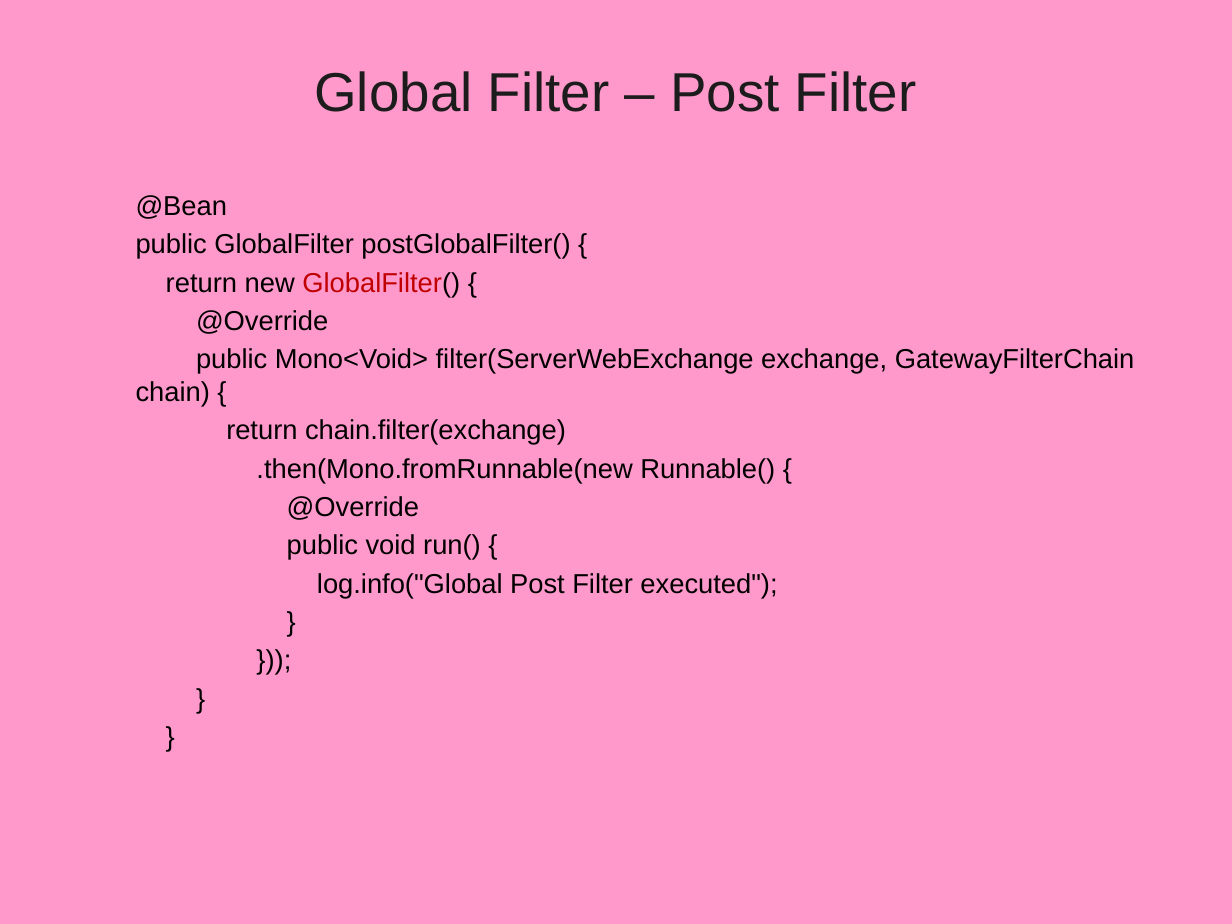
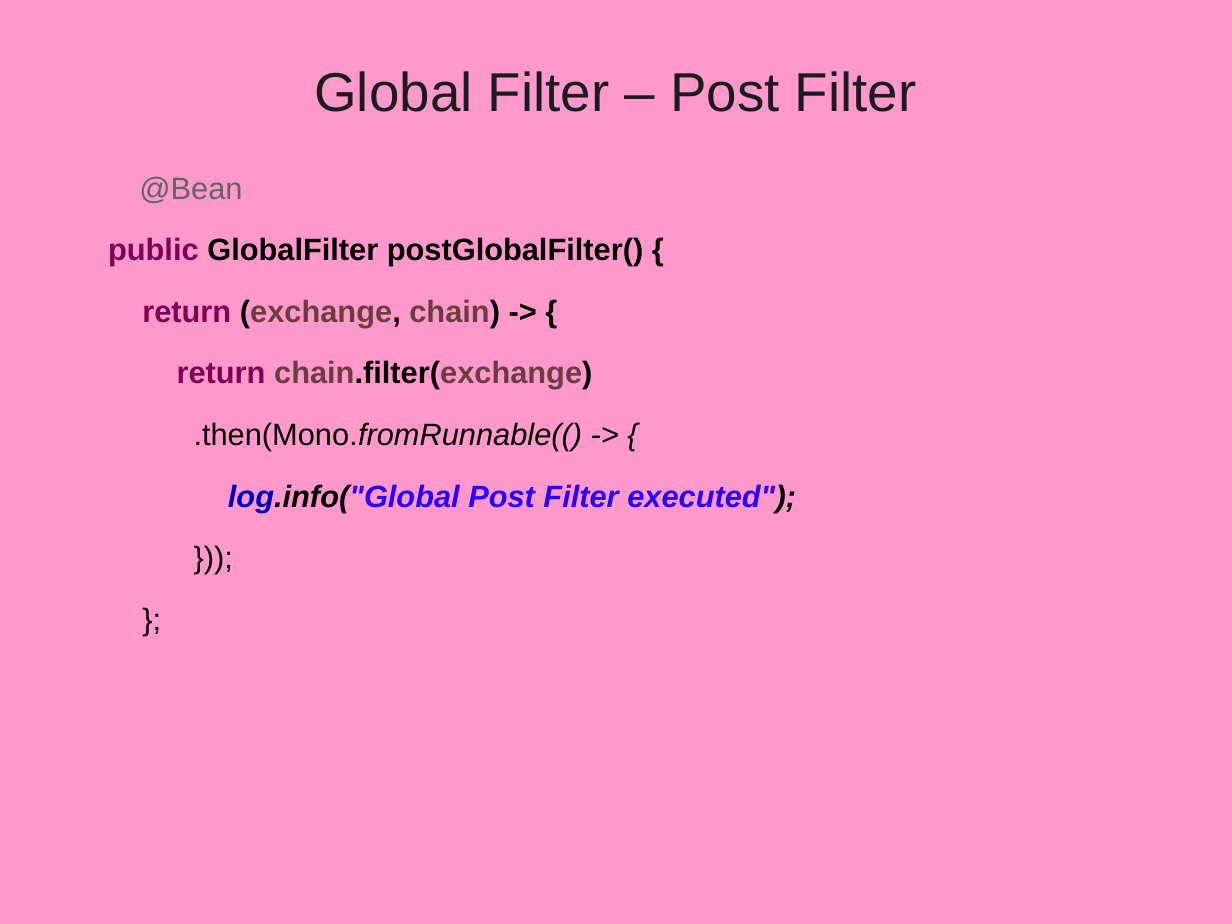
Before and after one commit to Santoshbuild/my_project, a slide deck: slide 16 of 16_MicroService_Module02.pptx. Drawn at 1232x924 pixels with LibreOffice and Linux fonts; fonts in the diff are those of the drawing; background and template pictures are left out. Boxes give left, top, right and bottom in pixels: in the first picture for what was removed or moved away, otherwise in the second. Text is boxed around its words. In the diff, an @@ line names an element or a change of style, - is before the commit and + after.

```diff
--- a/16_MicroService_Module02.pptx
+++ b/16_MicroService_Module02.pptx
@@ text at [108,176,796,512]: paragraph removed @@
-  }
@@ text at [108,176,796,512]: text changed; size 16 to 18 pt @@
-  }
-  }
+};
@@ text at [108,176,796,512]: size 16 to 18 pt in "@Bean", "public GlobalFilter postGlobalFilter() {", "return chain.filter(exchange)", "log.info("Global Post Filter executed");" and 1 more places; text colour #000000 to #646464 in "@Bean"; text colour #000000 to #7F0055 in "public", "return"; bold on in "public GlobalFilter postGlobalFilter() {", "return chain.filter(exchange)", "log.info("Global Post Filter executed");"; text colour #000000 to #6A3E3E in "chain.filter(exchange)"; text colour #000000 to #0000C0 in "log.info("Global"; text colour #000000 to #2A00FF, italic on in "log.info("Global Post Filter executed");"; list level 2 to 1 in "@Bean"; line spacing 1 to 1.5; list level 2 to 1 in "public GlobalFilter postGlobalFilter() {"; list level 2 to 1 in "return chain.filter(exchange)"; list level 2 to 1 in "log.info("Global Post Filter executed");"; list level 2 to 1 in "}));" @@
@@ text at [142,299,500,327]: text changed; size 16 to 18 pt; text colour #000000 to #6A3E3E; bold on @@
-  return new GlobalFilter() {
-  @Override
-  public Mono<Void> filter(ServerWebExchange exchange, GatewayFilterChain chain) {
+return (exchange, chain) -> {
@@ text at [194,422,583,451]: text changed; size 16 to 18 pt; italic on @@
-  .then(Mono.fromRunnable(new Runnable() {
-  @Override
-  public void run() {
+.then(Mono.fromRunnable(() -> {
```
Also in this commit, not shown: 2 other slides changed, 19 other files.
